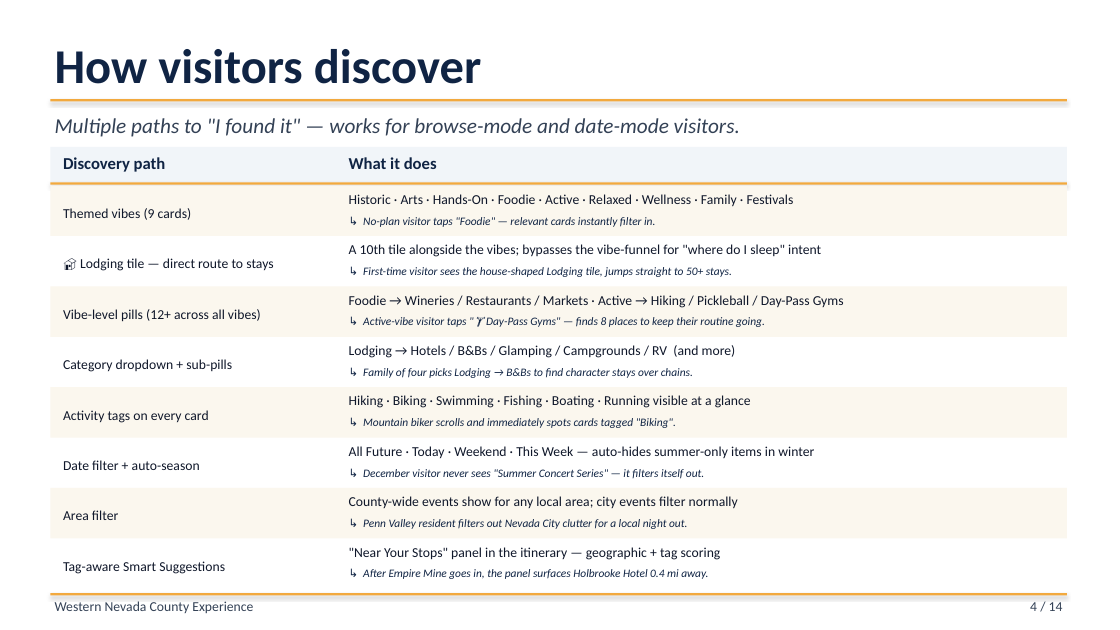
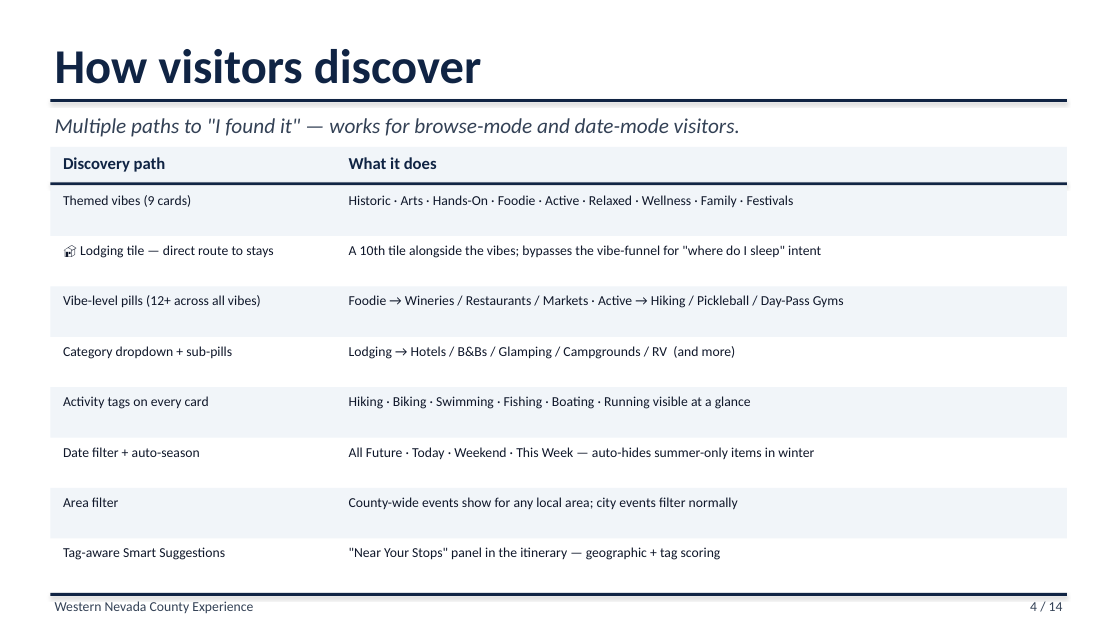
Before and after one commit to liammlrb-eng/nevada-county-experiences, a slide deck: slide 4 of demo_pitch.pptx. Drawn at 1120x630 pixels with LibreOffice and Linux fonts; fonts in the diff are those of the drawing. Boxes give left, top, right and bottom in pixels: in the first picture for what was removed or moved away, otherwise in the second. Text is boxed around its words. In the diff, an @@ line names an element or a change of style, - is before the commit and + after.

Commit message:
Pitch deck: kill scenario sub-lines deck-wide + navy rules
User feedback: '↳ scenario' sub-text was too small to read at 11.5pt
across every slide; gold/amber rules under titles read as 'drab
yellow.' Two targeted changes:

1. SHOW_SCENARIOS = False — global flag that gates rendering of every
   '↳ scenario' italic sub-line in both add_bullets and two_col_table.
   Tuples are still allowed in the source for future use; they just
   render as the headline pair when the flag is off. Saves ~600 lines
   of small italic across the deck.

2. add_gold_rule now uses BROWN (deep ink-blue) instead of GOLD —
   title underlines and footer rules read as a strong navy underline
   rather than a yellow ribbon. Slightly thicker (2.5pt vs 2pt) to
   compensate for the more restrained color. Amber/GOLD is still
   used for bullet markers and the few callout-box borders.

3. Replaced 7 hardcoded warm-cream RGBColor(0xFB, 0xF7, 0xEE) literals
   with the FOG token (now cool slate-tint #F1F5F9). Stripes and
   callout-box fills follow the modern palette automatically.

Net effect: every slide is visually quieter. Headers in navy, deep
underlines in navy, cool stripes, amber only as small accents.

```diff
--- a/demo_pitch.pptx
+++ b/demo_pitch.pptx
@@ text removed at (x1=363, y1=217, x2=655, y2=227) @@
-↳ No-plan visitor taps "Foodie" — relevant cards instantly filter in.
@@ text removed at (x1=363, y1=267, x2=732, y2=277) @@
-↳ First-time visitor sees the house-shaped Lodging tile, jumps straight to 50+ stays.
@@ text removed at (x1=363, y1=317, x2=765, y2=327) @@
-↳ Active-vibe visitor taps "🏋️ Day-Pass Gyms" — finds 8 places to keep their routine going.
@@ text removed at (x1=363, y1=368, x2=693, y2=378) @@
-↳ Family of four picks Lodging → B&Bs to find character stays over chains.
@@ text removed at (x1=363, y1=418, x2=676, y2=428) @@
-↳ Mountain biker scrolls and immediately spots cards tagged "Biking".
@@ text removed at (x1=363, y1=469, x2=704, y2=479) @@
-↳ December visitor never sees "Summer Concert Series" — it filters itself out.
@@ fill #FBF7EE to #F1F5F9 in 4 elements at (x1=50, y1=186, x2=1067, y2=236), (x1=50, y1=287, x2=1067, y2=337), (x1=50, y1=387, x2=1067, y2=438), (x1=50, y1=488, x2=1067, y2=539) @@
@@ text removed at (x1=363, y1=519, x2=687, y2=529) @@
-↳ Penn Valley resident filters out Nevada City clutter for a local night out.
@@ vertical alignment middle to top in 8 elements at (x1=63, y1=195, x2=192, y2=207), (x1=80, y1=245, x2=273, y2=258), (x1=63, y1=295, x2=261, y2=308), (x1=63, y1=346, x2=232, y2=359), (x1=63, y1=396, x2=209, y2=409), (x1=63, y1=447, x2=200, y2=457), (x1=63, y1=497, x2=118, y2=507), (x1=63, y1=547, x2=225, y2=560) @@
@@ text removed at (x1=363, y1=569, x2=708, y2=579) @@
-↳ After Empire Mine goes in, the panel surfaces Holbrooke Hotel 0.4 mi away.
@@ fill #F2A93E to #102444 in 3 elements at (x1=50, y1=99, x2=1067, y2=102), (x1=50, y1=182, x2=1067, y2=185), (x1=50, y1=593, x2=1067, y2=596) @@
```
Also in this commit, not shown: 14 other slides changed, 2 other files.
